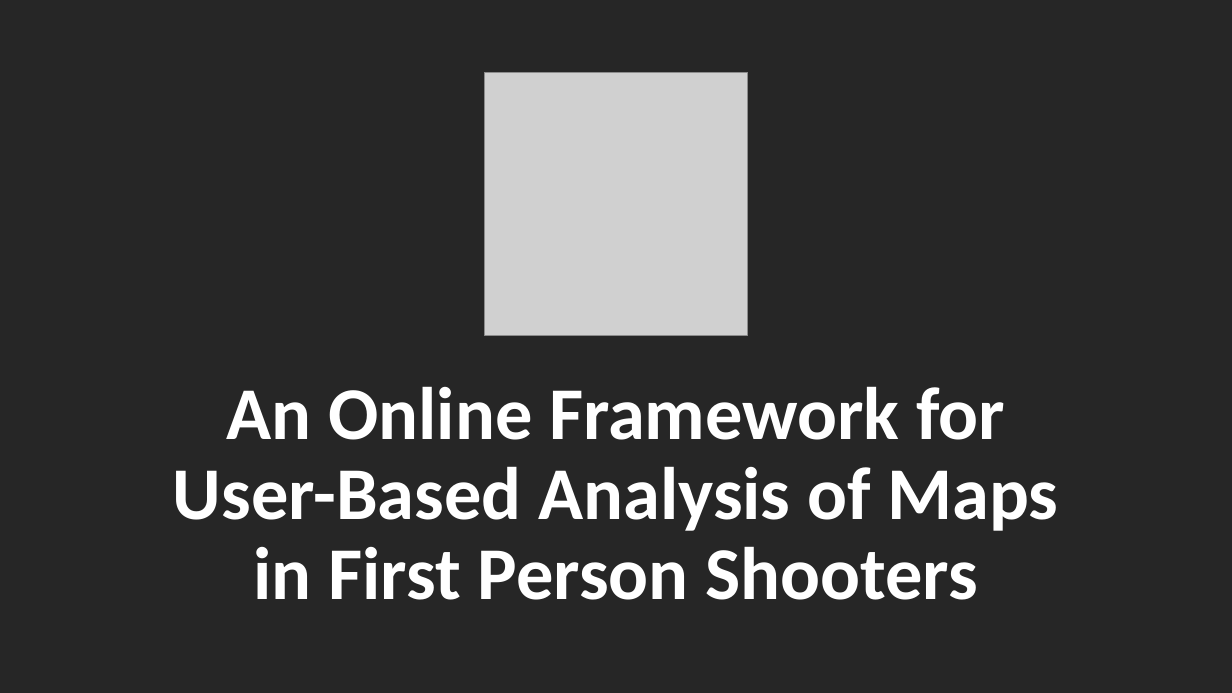
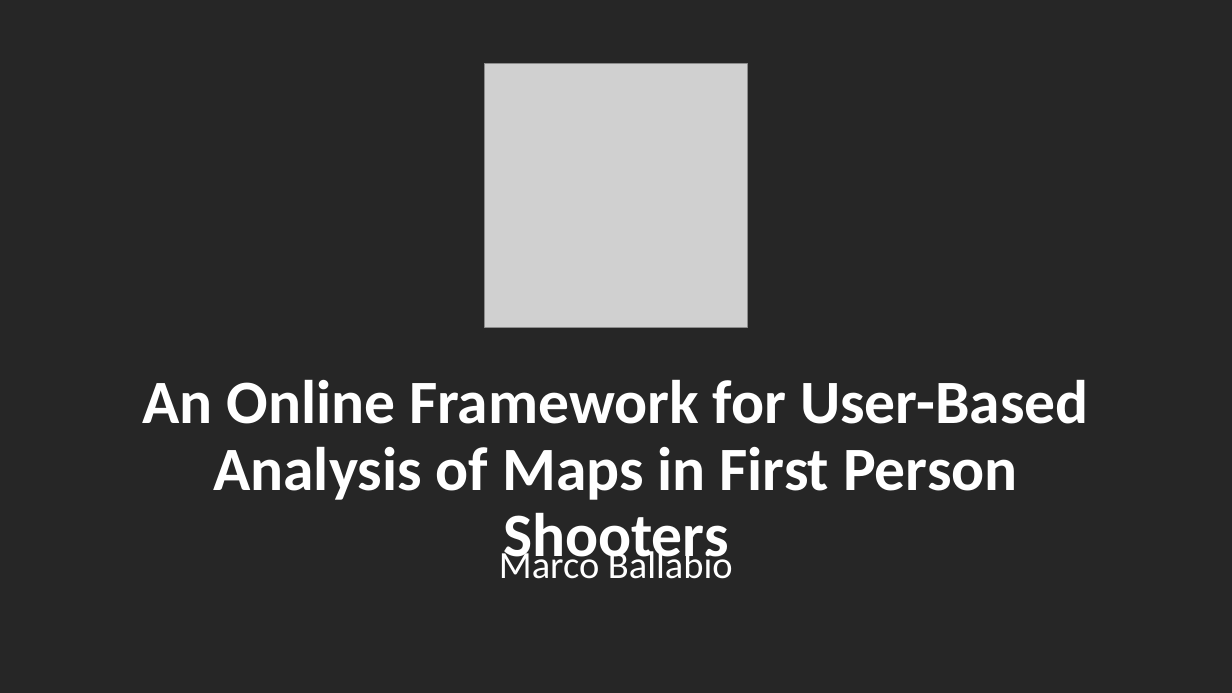
Before and after one commit to SimoDedo/ProjectArena, a slide deck: slide 1 of Presentation/An Online Framework for User-Based Analysis of Maps in First Person Shooters.pptx. Drawn at 1232x693 pixels with LibreOffice and Linux fonts; fonts in the diff are those of the drawing; grey boxes stand for pictures. Boxes give left, top, right and bottom in pixels: in the first picture for what was removed or moved away, otherwise in the second. Text is boxed around its words. In the diff, an @@ line names an element or a change of style, - is before the commit and + after.

```diff
--- a/Presentation/An Online Framework for User-Based Analysis of Maps in First Person Shooters.pptx
+++ b/Presentation/An Online Framework for User-Based Analysis of Maps in First Person Shooters.pptx
@@ picture: place and size @@
-picture at box(484, 72, 748, 335)
+picture at box(484, 64, 748, 327)
@@ title "An Online Framework for User-Based ...": place and size @@
-title "An Online Framework for User-Based ..." at box(173, 386, 1059, 600)
+title "An Online Framework for User-Based ..." at box(142, 379, 1089, 500)
@@ title "An Online Framework for User-Based ..." at box(142, 379, 1089, 500): size 58 to 48 pt; vertical alignment bottom to top @@
@@ text added at box(499, 546, 733, 579), 30 pt, text #FFFFFF @@
+Marco Ballabio
```
Also in this commit, not shown: 15 other slides changed, 3 slides added, 3 slides removed, 6 other files.
